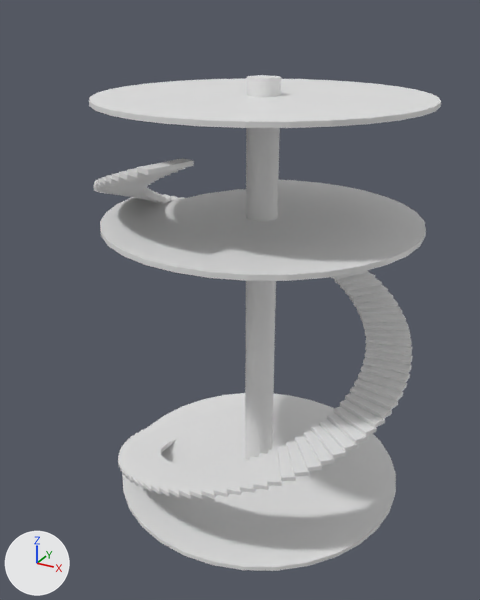
A saved change to the Blender file Assets/best_lighthouse_so_far.blend.
Rendered twice from a camera (50 mm lens) standing at (20.0, -39.5, 34.3) and looking at (-1.1, -1.1, 15.0). Arrows for +X, +Y and +Z are at lower left; the lights stay in place. The same objects are shown in both versions, whatever each file hides.

Objects in the first picture: 'Cube', 'Floor_1_bot', 'Floor_3_bot', 'middle_pillar', 'sealing'.
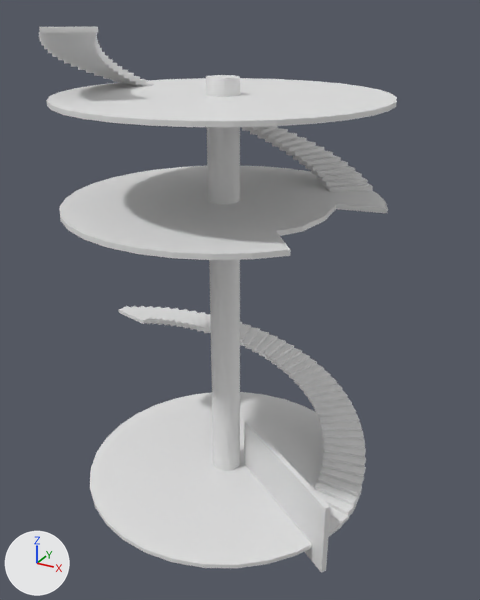
ob_empty is not drawn itself; it is used by a modifier of ob_cube.

Where the newer file only moved an object's origin or applied its transform, the numbers keep the older frame.

Changed parts and their boxes [x1, y1, x2, y2] in the pictures (480 x 600 px):
'Floor_1_bot', moved
    before: [122, 393, 396, 571]
    after: [90, 392, 362, 568]
'Floor_3_bot', moved, turned
    before: [100, 180, 426, 281]
    after: [60, 166, 388, 260]
'Cube', reshaped, modifiers changed (73% narrower, 55% shorter)
    before: [93, 158, 413, 499]
    after: [244, 420, 330, 573]
'middle_pillar', moved
    before: [245, 75, 281, 460]
    after: [206, 75, 240, 471]
'sealing', moved
    before: [89, 78, 441, 128]
    after: [46, 78, 397, 127]
'stairs_1', added
    after: [118, 306, 366, 523]
'stairs_3', added
    after: [39, 27, 373, 192]

What changed in the scene script:
```text
Change me_cube_001:
    where me_cube_001.from_pydata(...)  # 8 vertices, 6 faces; spans x -1.0..2.25, y -1.24..-0.31, z 0.13..0.41
    used by ob_cube; location = (-9.88, 0.0, 0.0); rotation_euler = (0.0, 0.0, -0.0774), in degrees (0, 0, -4.4)
    me_cube_001 part 1
    me_cube_001.vertices[0].co: (-0.98, -1.23, 0.13) -> (8.91, 0.12, -1.13)
    me_cube_001.vertices[1].co: (-0.98, -1.23, 0.41) -> (8.91, 0.12, 4.41)  # pixel (140, 432) -> pixel (244, 421)
    me_cube_001.vertices[2].co: (-1.0, -0.31, 0.13) -> (9.1, 0.46, -1.13)
    me_cube_001.vertices[3].co: (-1.0, -0.31, 0.41) -> (9.1, 0.46, 4.41)  # pixel (147, 427) -> pixel (248, 420)
    me_cube_001.vertices[4].co: (2.25, -1.24, 0.13) -> (18.74, -5.37, -1.13)  # not seen -> pixel (321, 572)
    me_cube_001.vertices[5].co: (2.25, -1.24, 0.41) -> (18.74, -5.37, 4.41)  # pixel (169, 444) -> pixel (325, 508)
    me_cube_001.vertices[6].co: (2.23, -0.31, 0.13) -> (18.93, -5.03, -1.13)  # not seen -> pixel (326, 570)
    me_cube_001.vertices[7].co: (2.23, -0.31, 0.41) -> (18.93, -5.03, 4.41)  # pixel (176, 439) -> pixel (330, 506)
Add me_cube_003:
    me_cube_003.from_pydata([(-0.98, -1.23, 0.09), (-0.98, -1.23, 0.37), (-1.0, -0.31, 0.09), (-1.0, -0.31, 0.37), (2.25, -1.24, 0.09), (2.25, -1.24, 0.37), (2.23, -0.31, 0.09), (2.23, -0.31, 0.37)], [], [(0, 1, 3, 2), (2, 3, 7, 6), (6, 7, 5, 4), (4, 5, 1, 0), (2, 6, 4, 0), (7, 3, 1, 5)])
Change ob_sealing:
    ob_sealing.location: (0.0, 0.0, 0.0) -> (-2.37, -1.07, 0.0)
Change ob_floor_1_bot:
    ob_floor_1_bot.location: (0.0, 0.0, 0.0) -> (-2.37, -1.07, 0.0)
Change ob_floor_3_bot:
    ob_floor_3_bot.location: (0.0, 0.0, 20.78) -> (-2.37, -1.07, 21.91)
    ob_floor_3_bot.rotation_euler: (0.0, 0.0, -3.328) -> (0.0, 0.0, 0.271)  # degrees (0, 0, -191) -> degrees (0, 0, 16)
Change ob_middle_pillar:
    ob_middle_pillar.location: (0.0, 0.0, 0.0) -> (-2.37, -1.07, 0.0)
Change ob_cube:
    remove _m = ob_cube.modifiers.new('Array', 'ARRAY')
    remove _m.count = 100
    remove _m.relative_offset_displace = (0.0, -0.79, -0.1)
    remove _m.use_object_offset = True
    remove _m.offset_object = ob_empty
Change ob_empty:
    ob_empty.location: (-9.808, -0.0366, 0.291) -> (-15.54, 34.11, 6.523)
    ob_empty.rotation_euler: (0.0, 0.0, 0.0) -> (0.824, 0.0, -0.842)  # degrees (0, 0, 0) -> degrees (47, 0, -48)
Add ob_stairs_3:
    ob_stairs_3 = bpy.data.objects.new('stairs_3', me_cube_003)
    ob_stairs_3.location = (5.05, 5.64, 22.13)
    ob_stairs_3.rotation_euler = (0.0, 0.0, 3.829)  # degrees (0, 0, 219)
    _m = ob_stairs_3.modifiers.new('Array', 'ARRAY')
    _m.count = 42
    _m.relative_offset_displace = (0.0, -0.79, -0.1)
    _m.use_object_offset = True
    _m.offset_object = ob_empty_3
Add ob_empty_3:
    ob_empty_3 = bpy.data.objects.new('Empty_3', None)
    ob_empty_3.location = (4.974, 5.617, 22.43)
    ob_empty_3.rotation_euler = (0.0, 0.0, 3.906)  # degrees (0, 0, 224)
    ob_empty_3.hide_set(True)
Add ob_stairs_1:
    ob_stairs_1 = bpy.data.objects.new('stairs_1', me_cube_003.copy())
    ob_stairs_1.location = (7.3, -3.11, 0.0)
    ob_stairs_1.rotation_euler = (0.0, 0.0, 2.856)  # degrees (0, 0, 164)
    _m = ob_stairs_1.modifiers.new('Array', 'ARRAY')
    _m.count = 42
    _m.relative_offset_displace = (0.0, -0.79, -0.1)
    _m.use_object_offset = True
    _m.offset_object = ob_empty_1
Add ob_empty_1:
    ob_empty_1 = bpy.data.objects.new('Empty_1', None)
    ob_empty_1.location = (7.239, -3.058, 0.291)
    ob_empty_1.rotation_euler = (0.0, 0.0, 2.934)  # degrees (0, 0, 168)
    ob_empty_1.hide_set(True)
```
